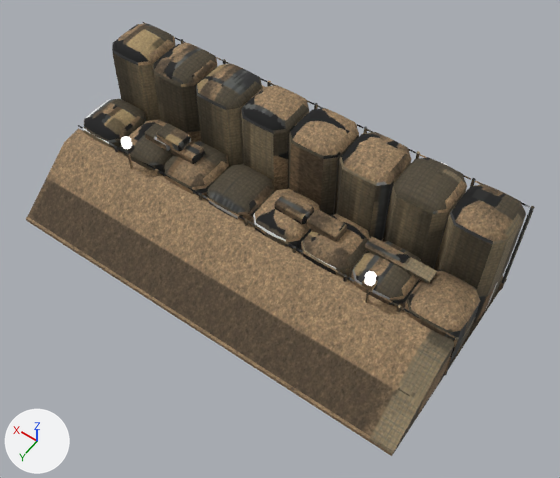
Two versions of the glTF model godot/assets/units3d/hesco/hesco.glb, one commit apart.
Both versions are drawn from a camera (50 mm lens) standing at (-5.34, 6.82, 11.4) and looking at (-0.57, 0.14, 0.9). The axes (+X, +Y, +Z) are drawn at lower left. The lights are the same throughout. The first picture is the older version. Vertices at exactly the same position are counted once.

In view in the first picture: 'Building' and 2 more.
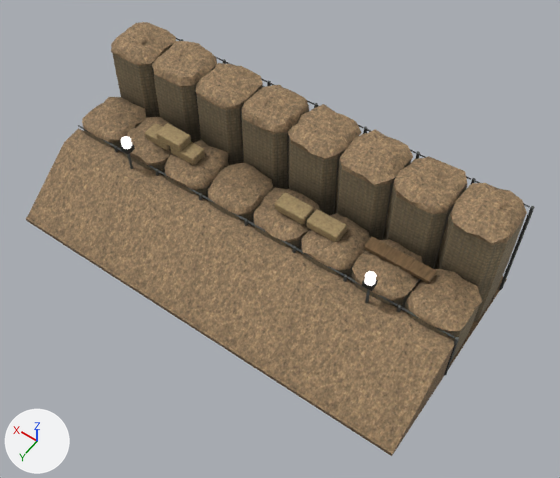
Where the newer file only moved an object's origin or applied its transform, the numbers keep the older frame.

What changed in the scene script:
```text
Change me_building:
    used by ob_building; location = (0.0, 0.0, 0.0)
    remove me_building.from_pydata(...)  # 2776 vertices, 5034 faces; spans x -4.03..4.0, y -2.0..2.0, z 0.0..2.48
    add me_building.from_pydata(...)  # 2776 vertices, 5034 faces; spans x -4.03..4.0, y -2.0..2.0, z 0.0..2.49
    me_building part 1: 1020 of 2776 vertices moved; they spanned x -3.97..3.97, y -1.72..0.32, z 1.23..2.48 and now span x -4.01..4.0, y -1.77..0.37, z 1.19..2.49; mean shift (0.0, 0.0, -0.02); largest move (-1.42, -1.35, 2.48) -> (-1.4, -1.4, 2.39)
    me_building part 2: 4730 kept faces spanning x -4.03..4.0, y -2.0..2.0, z 0.0..2.49 get new texture (UV) coordinates
```

Pixel boxes (x1, y1, x2, y2) of what changed, in the pictures (560 x 478 px; the box of a moved part takes in the faces that stretch with it):
part 1 of me_building, moved or reshaped
    before: (84, 23, 526, 333)
    after: (82, 22, 527, 333)
part 2 of me_building, surface changed
    both: (27, 22, 535, 456)
